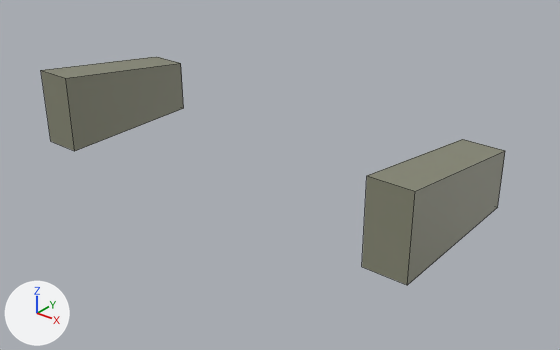
Renders of the FBX model unity/Assets/Models/Paths/p254/anchorage.fbx from each side of a commit.
The view is the same before and after, from a 50 mm camera at (28.3, -37.9, 19.8) aimed at (1.9, -4.9, -0.7). The lights are fixed; the arrows at lower left show +X, +Y and +Z. The first picture is the older version. Mesh edges are drawn as thin lines. Where no turn or scale is listed for an object, it has been applied to the vertices.

The first picture shows 'anchorage.002'.
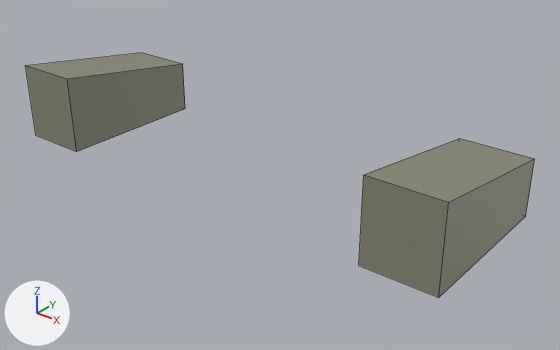
Boxes [x1, y1, x2, y2] around the edits, measured in the pictures (560 x 350 px; the box of a moved part takes in the faces that stretch with it):
'anchorage.002', reshaped (10% wider, 8% taller)
    before: [41, 57, 505, 285]
    after: [25, 52, 535, 298]
part 1 of me_p254_anchorage, moved or reshaped
    before: [41, 57, 184, 151]
    after: [25, 52, 185, 152]
part 2 of me_p254_anchorage, moved or reshaped
    before: [362, 139, 505, 285]
    after: [359, 138, 535, 298]

What the commit changed:
me_p254_anchorage is used by ob_anchorage_002; location (0.0, 0.0, 0.0).
me_p254_anchorage had 16 vertices, 12 faces and spanned x -13.8..13.8, y -10.0..0.0, z -1.0..4.0.
me_p254_anchorage now has 16 vertices, 12 faces and spans x -15.4..15.4, y -10.0..0.0, z -1.0..4.0.
me_p254_anchorage part 1: the loose piece of 8 vertices spanning x -13.8..-11.2, y -10.0..0.0, z -1.0..4.0 is scaled about its middle by (1.71, 1, 1), then moved by (-0.7, 0.0, 0.0).
me_p254_anchorage part 2: the loose piece of 8 vertices spanning x 11.2..13.8, y -10.0..0.0, z -1.0..4.0 is scaled about its middle by (1.71, 1, 1), then moved by (0.7, 0.0, 0.0).
